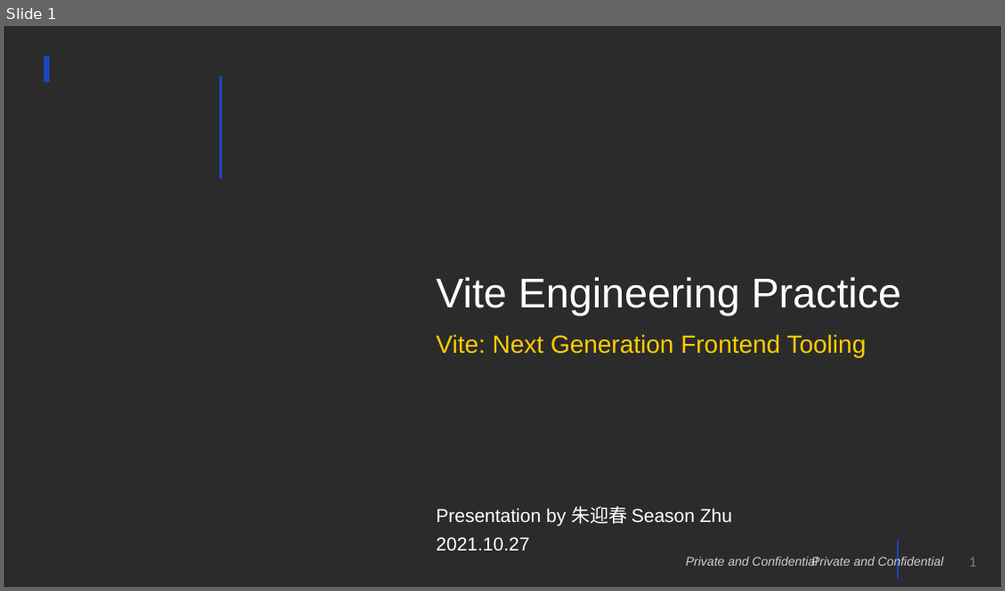
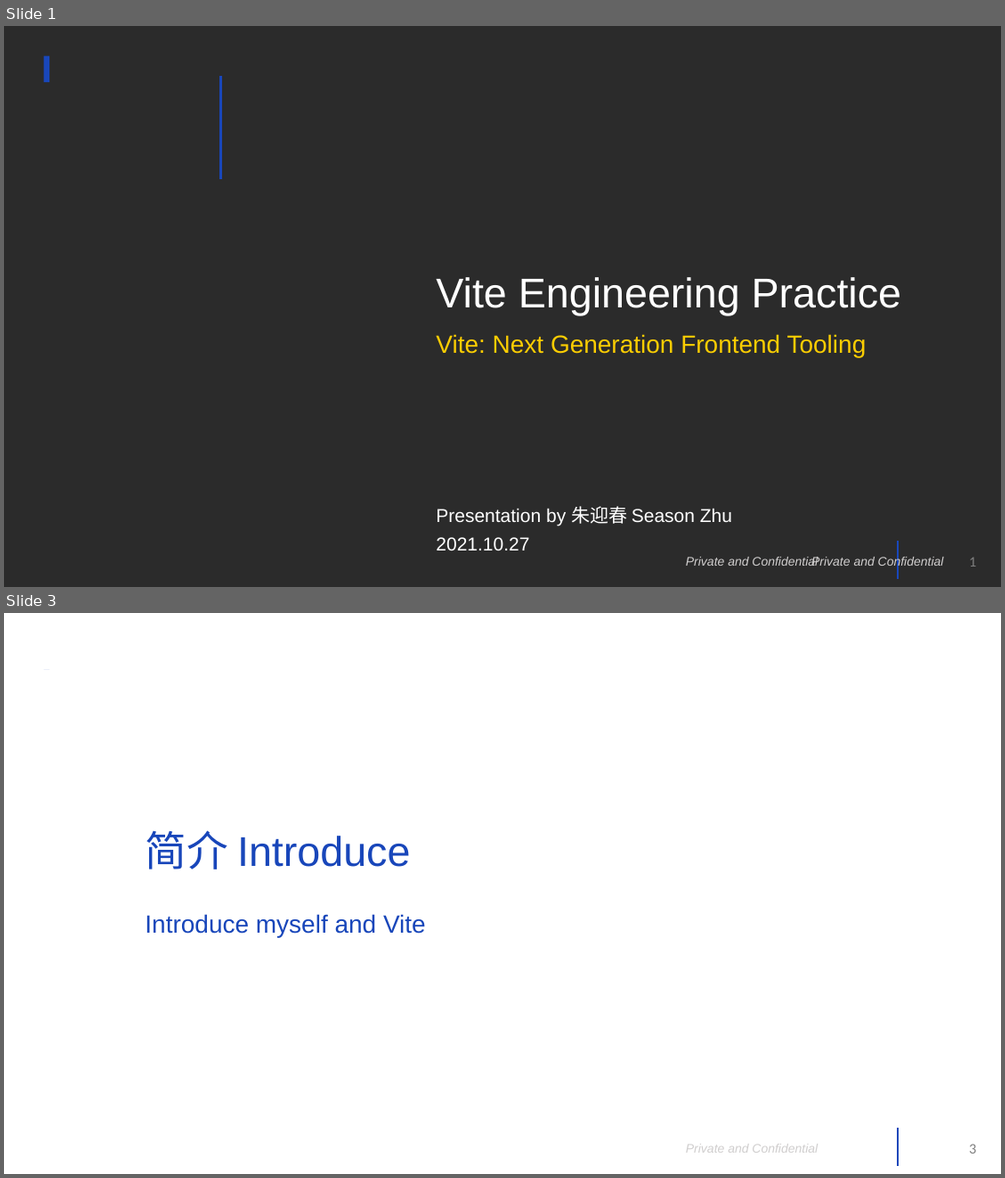
Before and after one commit to season19840122/Course, a slide deck: Vite2 项目工程化和原理剖析/Vite Engineering Practice.pptx. Shown one above the other, each under a label of ours: slide 1 before the commit, slides 1 and 3 after it; the slides between them are not shown. The pictures are 1005x591 and 1005x1178 pixels, drawn with LibreOffice and Linux fonts; fonts in the diff are those of the drawing; background and template pictures are left out; a plain dark background stands for a picture behind light text. Boxes give left, top, right and bottom in pixels: in the first picture for what was removed or moved away, otherwise in the second. Text is boxed around its words. In the diff, an @@ line names an element or a change of style, - is before the commit and + after.

Commit message:
update Vite 工程化实践.pptx and vite-engineering-practice project

```diff
--- a/Vite2 项目工程化和原理剖析/Vite Engineering Practice.pptx
+++ b/Vite2 项目工程化和原理剖析/Vite Engineering Practice.pptx
@@ slide 3 added at <box>4,613,1001,1174</box>, background picture (left out); not listed: 4 template elements that a slide beside it also shows @@
@@ rectangle added at <box>4,636,59,669</box>, fill #FFFFFF @@
@@ rectangle added at <box>841,629,1001,730</box>, fill #FFFFFF @@
@@ title added at <box>145,830,410,869</box>, 40 pt, text #1846BA @@
+简介 Introduce
@@ text added at <box>145,914,426,937</box>, 24 pt, text #1846BA @@
+Introduce myself and Vite
```
Also in this commit, not shown: 1 slide changed, 20 other slides added, 9 slides removed, 39 other files.
